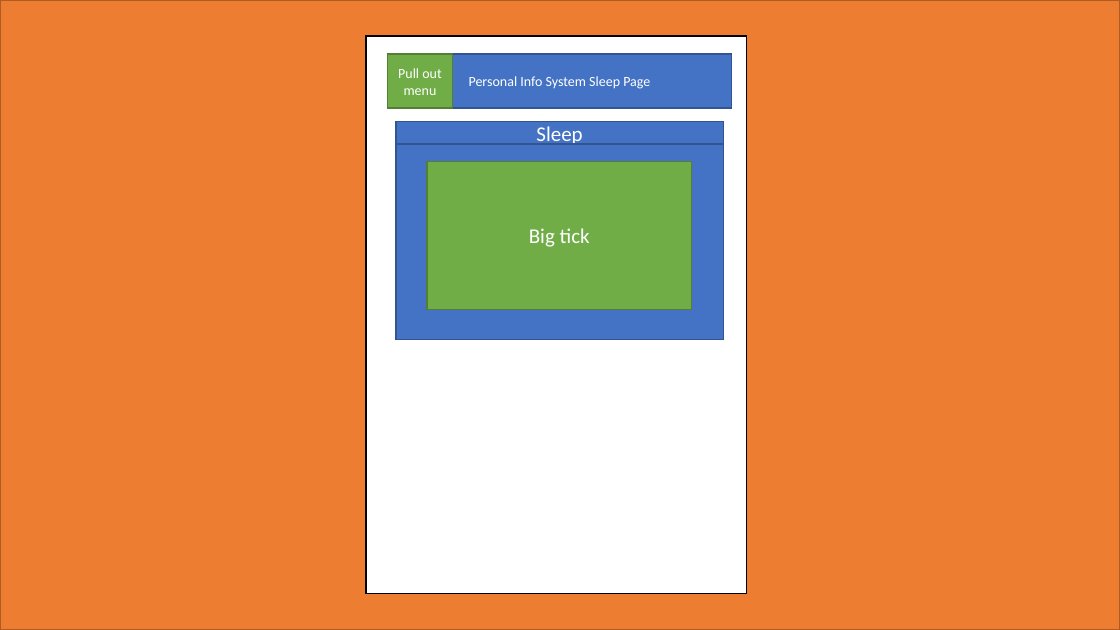
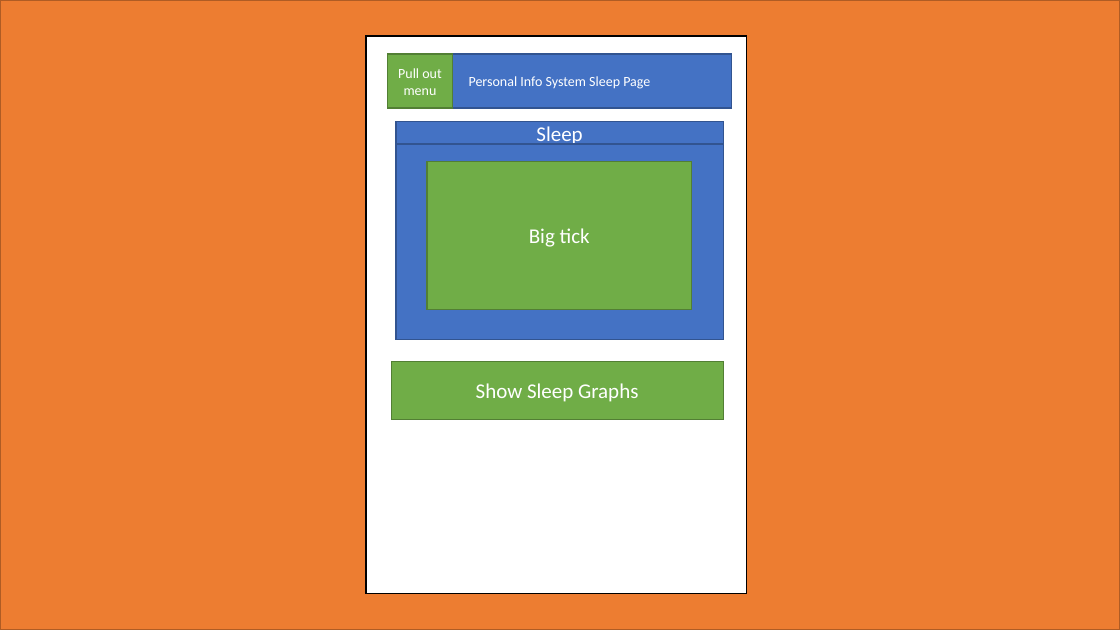
Before and after one commit to CM10313-Group-19/Personal-Infomatics-Software, a slide deck: slide 5 of ProjectInformation/Powerpoint designs/V1/powerpoint design.pptx. Drawn at 1120x630 pixels with LibreOffice and Linux fonts; fonts in the diff are those of the drawing. Boxes give left, top, right and bottom in pixels: in the first picture for what was removed or moved away, otherwise in the second. Text is boxed around its words. In the diff, an @@ line names an element or a change of style, - is before the commit and + after.

```diff
--- a/ProjectInformation/Powerpoint designs/V1/powerpoint design.pptx
+++ b/ProjectInformation/Powerpoint designs/V1/powerpoint design.pptx
@@ rectangle added at (392,361,723,419), fill #70AD47, outline #538035 1 pt, 18 pt, text #FFFFFF @@
+Show Sleep Graphs
```
Also in this commit, not shown: 6 other slides changed, 13 slides added.
